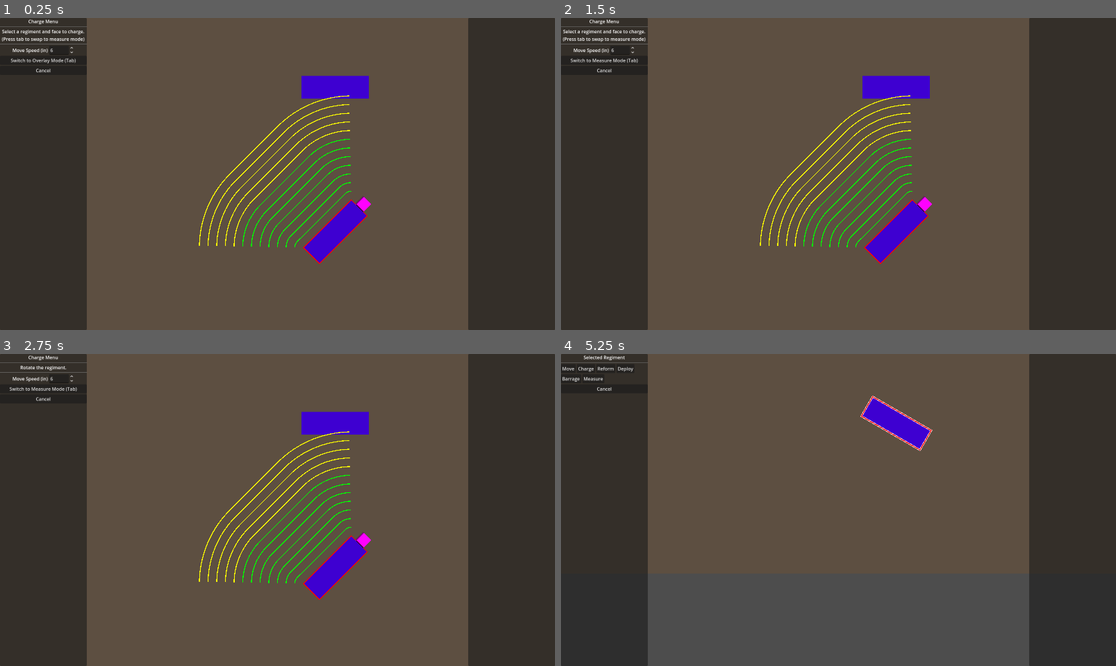
Above: before the commit, frames 1-4 (two rows, left to right).
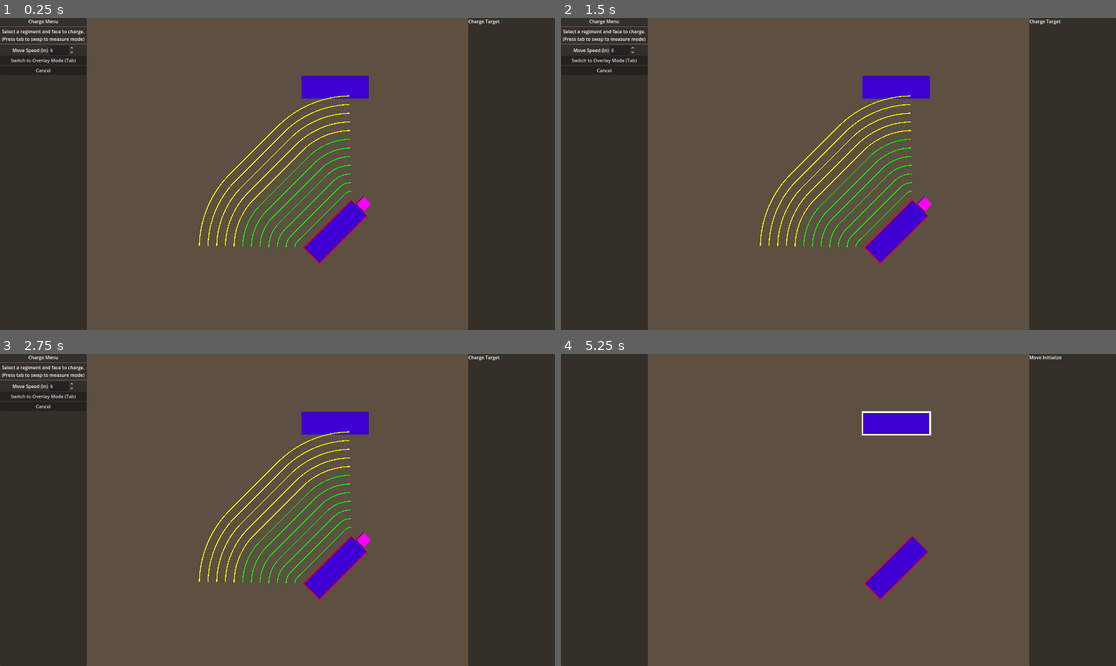
Above: after the commit, the same moments.

Repository: dcellucci/conqsim
Game: Godot game, scene res://game.tscn
Same seed, same stepped clock (60 frames per second), same inputs: the game is played once before the commit and once after it.
Inputs (mouse positions are in pixels of both pictures, inside the frame that each line leads up to):
- Up to frame 1 (0.25 s): no input
- Up to frame 2 (1.5 s): click (921, 205) at 0.5 s; click (921, 205) at 1.27 s
- Up to frame 3 (2.75 s): click (360, 541) at 2 s
- Up to frame 4 (5.25 s): click "Cancel" at 2.75 s; click "Move" at 3.5 s; tap Enter at 4.25 s; move the mouse to (894, 569) at 4.27 s; hold Middle mouse button (DragCamera) 4.28-5.03 s; tap Space (ui_cycle_snap_option) at 5 s; move the mouse to (894, 422) at 5.02 s; click (894, 422) at 5.1 s

The runs differ from the first frame. In frame 1, less than 0.1% of the frame differs, in the area x 84-90%, y 0-3%; in frame 2, 0.2%; in frame 3, 0.6%; in frame 4, 2.1%, in the area x 0-91%, y 0-79%.

Commit message:
currently working on the charge measurement tool, transform fuckery

Diff:
--- a/charge_hud.gd
+++ b/charge_hud.gd
@@ -52,17 +52,24 @@
 	# on the hovered regiment and closest point on the hovered regiment to the
 	# mouse cursor
 	if Input.is_action_just_pressed('ui_cycle_snap_option'):
+		input_debounce = true
 		cycle_snap_mode()
+
+	var front_segment = GameState.selected_regiment.stand_segments(GameState.Regiment.ARC.FRONT)
+
 	var mouse_position = get_global_mouse_position()
+
+	var line_points = charge_measure_get_target_position(mouse_position, front_segment)
+
 	var mouse_arc = GameState.selected_regiment.determine_which_arc(
-		GameState.selected_regiment.get_transform().affine_inverse()*mouse_position
+		GameState.selected_regiment.get_transform().affine_inverse()*line_points[1]
 	)
+
 	$Line2D.default_color = Color(0, 1.0, 0)
 	if mouse_arc != GameState.Regiment.ARC.FRONT:
 		$Line2D.default_color = Color(1.0, 0, 0)
 
-	var front_segment = GameState.selected_regiment.stand_segments(GameState.Regiment.ARC.FRONT)
-
+	'''
 	var global_front_segment = [
 		  GameState.selected_regiment.get_transform()*front_segment[0]
 		, GameState.selected_regiment.get_transform()*front_segment[-1]
@@ -73,14 +80,51 @@
 		, global_front_segment[0]
 		, global_front_segment[-1]
 		)
+	'''
+	$Line2D.points = [line_points[0], line_points[1]]
 
-	$Line2D.points = [mouse_position, closest_point_selected_regiment]
+func charge_measure_get_target_position(mouse_position: Vector2, front_segment) -> PackedVector2Array:
+	var uistate = UiStateMachine.ui_state_machine.state
+	var snap_bundle = GameState.snap_cursor(mouse_position)
+
+	var global_snap_point = snap_bundle.snap_point
+	if snap_bundle.regiment != null:
+		global_snap_point = snap_bundle.regiment.get_transform().affine_inverse()*snap_bundle.snap_point
+	var global_front_segment = [
+		GameState.selected_regiment.get_transform().affine_inverse()*front_segment[0]
+	  , GameState.selected_regiment.get_transform().affine_inverse()*front_segment[-1]
+	  ]
+	if uistate in [UiStateMachine.UIState.CHARGE_MEASURE_FREE, UiStateMachine.UIState.CHARGE_MEASURE_SNAP_FACE] or \
+		snap_bundle.regiment == null:
+		var closest_point = Geometry2D.get_closest_point_to_segment(global_snap_point, global_front_segment[0], global_front_segment[-1])
+		return PackedVector2Array([closest_point, global_snap_point])
+
+	if uistate == UiStateMachine.UIState.CHARGE_MEASURE_SNAP_REGIMENT :
+		var minimum_dist = -1
+		var closest_points: PackedVector2Array
+		for arc in [
+			GameState.Regiment.ARC.FRONT, GameState.Regiment.ARC.LEFT
+		  , GameState.Regiment.ARC.RIGHT, GameState.Regiment.ARC.REAR
+		  ]:
+			var target_segment = snap_bundle.regiment.stand_segments(arc)
+			var candidate_closest_points = Geometry2D.get_closest_points_between_segments(
+				GameState.selected_regiment.get_transform().affine_inverse()*front_segment[0]
+			  , GameState.selected_regiment.get_transform().affine_inverse()*front_segment[-1]
+			  , snap_bundle.regiment.get_transform().affine_inverse()*target_segment[0]
+			  , snap_bundle.regiment.get_transform().affine_inverse()*target_segment[-1]
+			)
+			var candidate_closest_point_distance = candidate_closest_points[0].distance_to(candidate_closest_points[1])
+			if minimum_dist == -1 or candidate_closest_point_distance < minimum_dist:
+				closest_points = candidate_closest_points
+				minimum_dist = candidate_closest_point_distance
+		return closest_points
+	return PackedVector2Array([])
 
 func cycle_snap_mode():
 	if input_debounce:
 		input_debounce = false
 		input_debounce_ticks_ms = Time.get_ticks_msec()
-	if input_debounce_ticks_ms-Time.get_ticks_msec() < GameSettings.input_debounce_interval_ms:
+	elif input_debounce_ticks_ms-Time.get_ticks_msec() < GameSettings.input_debounce_interval_ms:
 		return
 
-	input_debounce = true
+	UiStateMachine.ui_state_machine.cycle_charge_measure_state()
--- /dev/null
+++ b/debug_info_v_box_container.gd
@@ -0,0 +1,4 @@
+extends VBoxContainer
+
+func _process(delta: float) -> void:
+	$UIStateLabel.text = UiStateMachine.ui_state_machine.get_state_string()
--- a/game.gd
+++ b/game.gd
@@ -45,5 +45,8 @@
 func _process(delta: float) -> void:
 	if UiStateMachine.ui_state_machine.state != UiStateMachine.UIState.NONE:
 		return
+	var mouse_pos = get_global_mouse_position()
+	if mouse_pos.x < GameSettings.sidebar_width_px or mouse_pos.x > (GameSettings.window_width_px - GameSettings.sidebar_width_px):
+		return
 	if Input.is_action_just_pressed('SelectRegiment'):
 		GameState.selected_regiment = GameState.hovered_regiment
--- a/game.tscn
+++ b/game.tscn
@@ -8,6 +8,7 @@
 [ext_resource type="PackedScene" uid="uid://bdyx18rcm2m2a" path="res://SelectRegimentUI.tscn" id="5_ryrav"]
 [ext_resource type="Script" uid="uid://vrxunbpmjjqf" path="res://barrage_hud.gd" id="7_eow3j"]
 [ext_resource type="PackedScene" uid="uid://d2mqvbuhdvgpv" path="res://ChargeUI.tscn" id="7_j5wjh"]
+[ext_resource type="Script" uid="uid://50cjl0b507g" path="res://debug_info_v_box_container.gd" id="8_hve3p"]
 [ext_resource type="Script" uid="uid://dc32r1mc0a20" path="res://charge_hud.gd" id="9_vef74"]
 
 [sub_resource type="Theme" id="Theme_feb5d"]
@@ -62,6 +63,14 @@
 offset_right = 40.0
 offset_bottom = 40.0
 
+[node name="DebugInfoVBoxContainer" type="VBoxContainer" parent="HUDCanvasLayer/RightSidebarPanel/RightSidebarVBoxContainer"]
+layout_mode = 2
+script = ExtResource("8_hve3p")
+
+[node name="UIStateLabel" type="Label" parent="HUDCanvasLayer/RightSidebarPanel/RightSidebarVBoxContainer/DebugInfoVBoxContainer"]
+layout_mode = 2
+horizontal_alignment = 1
+
 [node name="BoardHUDManager" type="Node2D" parent="."]
 z_index = 2
 
--- a/project.godot
+++ b/project.godot
@@ -20,6 +20,10 @@
 GameState="*res://game_state.gd"
 GameSettings="*res://game_settings.gd"
 UiStateMachine="*res://ui_state_machine.gd"
+
+[debug]
+
+settings/stdout/verbose_stdout=true
 
 [display]
 
--- a/regiment.gd
+++ b/regiment.gd
@@ -27,7 +27,7 @@
 	$ChargeHUD.visible = (
 		GameState.selected_regiment == regiment and
 		UiStateMachine.ui_state_machine.is_charge_state() and
-		!GameSettings.charge_hud_measure_mode
+		not UiStateMachine.ui_state_machine.is_charge_measure_state()
 		)
 	$RegimentUI.visible = (GameState.selected_regiment == regiment and
 		( UiStateMachine.ui_state_machine.is_charge_state() or
@@ -43,7 +43,9 @@
 		  ]
 		or UiStateMachine.ui_state_machine.is_reform_state()
 	)
-	$RegimentUI/ReformButton.disabled = (UiStateMachine.ui_state_machine.state == UiStateMachine.UIState.CHARGE_REFORM_ROTATE)
+	$RegimentUI/ReformButton.disabled = (
+		UiStateMachine.ui_state_machine.state == UiStateMachine.UIState.CHARGE_REFORM_ROTATE
+		)
 
 
 func process_mode() -> void:
@@ -53,7 +55,6 @@
 	# We do nothing further if the selected regiment isn't this regiment
 	if GameState.selected_regiment != regiment:
 		return
-
 	match UiStateMachine.ui_state_machine.state:
 		UiStateMachine.UIState.CHARGE_REFORM_ROTATE:
 			process_reform()
@@ -97,10 +98,13 @@
 	# comes from the unit vector between the center of the target regiment and the
 	# midpoint of the arc thats being contacted.
 	#print(cursor_bundle)
+	$ChargeHUD.visible = false
+	$RegimentUI/ReformButton.visible = false
 	if cursor_bundle.regiment == null:
 		GameState.selected_regiment.position = GameState.regiment_starting_position
 		GameState.selected_regiment.rotation = GameState.regiment_starting_rotation
 		$ChargeHUD.visible = true
+		$RegimentUI/ReformButton.visible = true
 		return
 
 	var normal = Vector2(0.0, -1.0)
@@ -178,14 +182,12 @@
 		GameState.hovered_regiment = null
 
 func _handle_reform_button_pressed():
-	# We will want to store the previous regiment state so we can
-	# go back to it (i.e. dont assume that we go back to NONE, maybe it's CHARGE_SELECT_TARGET)
+	print("caught")
 	if regiment == null:
 		return
 	reform_base_rotation_degrees = regiment.rotation
 	reform_base_position = regiment.position
 	reform_base_mouse_click_location = get_global_mouse_position()
-
 	UiStateMachine.ui_state_machine.set_new_state(UiStateMachine.UIState.CHARGE_REFORM_ROTATE)
 	GameSettings.charge_hud_measure_mode = false
 	debounce_timestamp = Time.get_ticks_msec()
--- a/ui_state_machine.gd
+++ b/ui_state_machine.gd
@@ -54,9 +54,9 @@
 		match state:
 			UIState.CHARGE_MEASURE_FREE:
 				set_new_state(UIState.CHARGE_MEASURE_SNAP_REGIMENT)
-			UIState.CHARGE_MEASURE_FREE:
+			UIState.CHARGE_MEASURE_SNAP_REGIMENT:
 				set_new_state(UIState.CHARGE_MEASURE_SNAP_FACE)
-			UIState.CHARGE_MEASURE_FREE:
+			UIState.CHARGE_MEASURE_SNAP_FACE:
 				set_new_state(UIState.CHARGE_MEASURE_FREE)
 
 	func undo_state():
@@ -66,3 +66,31 @@
 	func cancel_state():
 		state = UIState.NONE
 		previous_state = UIState.NONE
+
+	func get_state_string() -> String:
+		match state:
+			UIState.NONE:
+				return "None"
+			UIState.CHARGE_INITIALIZE:
+				return "Charge Initialize"
+			UIState.CHARGE_MEASURE_FREE:
+				return "Charge Measure Free"
+			UIState.CHARGE_MEASURE_SNAP_REGIMENT:
+				return "Charge Measure Snap Regiment"
+			UIState.CHARGE_MEASURE_SNAP_FACE:
+				return "Charge Measure Snap Face"
+			UIState.CHARGE_TARGET:
+				return "Charge Target"
+			UIState.CHARGE_REFORM_ROTATE:
+				return "Charge Reform Rotate"
+			UIState.CHARGE_FRONTAGE:
+				return "Charge Frontage"
+			UIState.REFORM_ROTATE:
+				return "Reform Rotate"
+			UIState.MOVE_INITIALIZE:
+				return "Move Initialize"
+			UIState.BARRAGE_LOS:
+				return "Barrage Line of Sight"
+			UIState.BARRAGE_RANGE:
+				return "Barrage Range"
+		return "Unknown State"
Not shown, added: debug_info_v_box_container.gd.uid
Not shown: 1 places in game.tscn that only renumber resources
